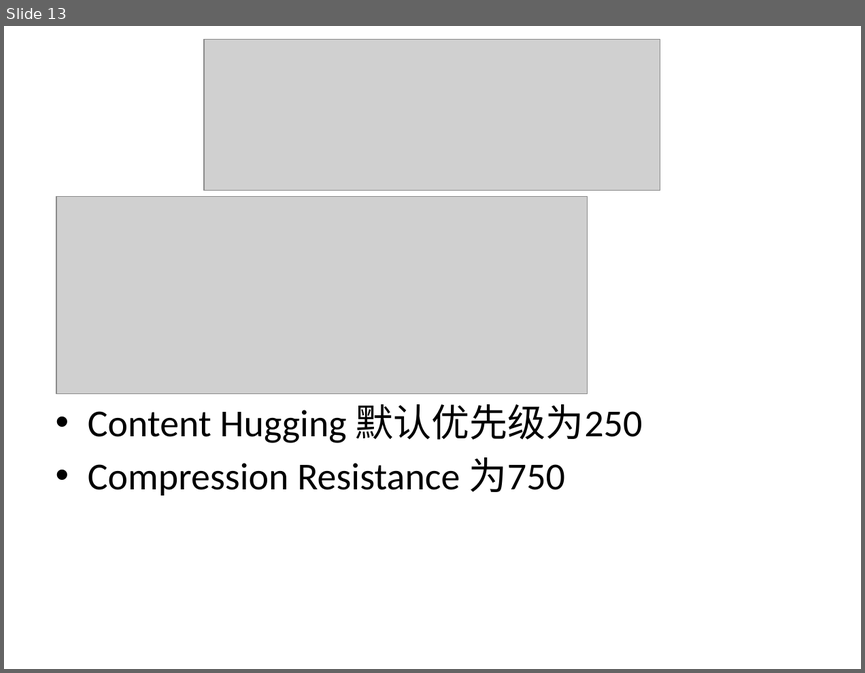
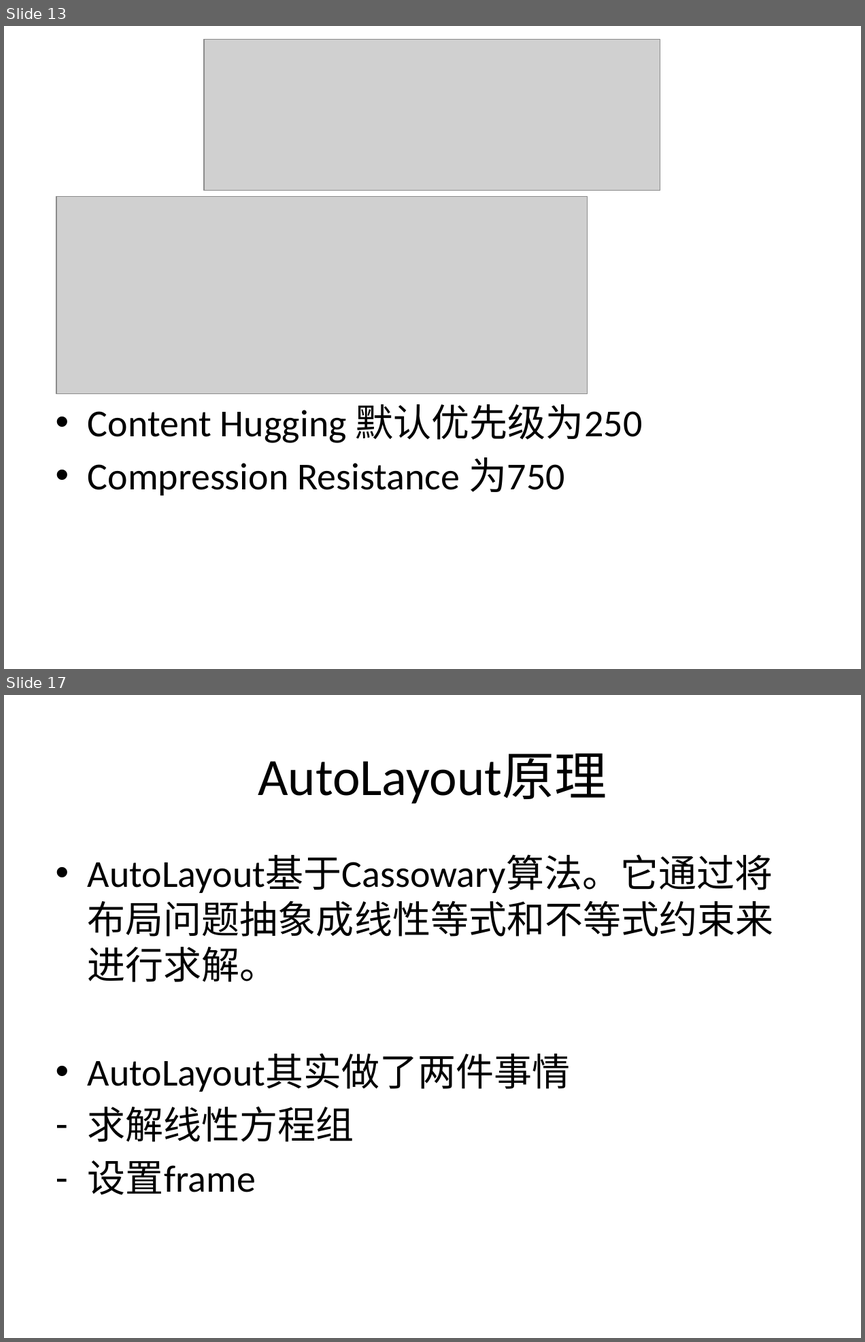
Before and after one commit to diaglamp/AutoLayoutDemo, a slide deck: AutoLayout.pptx. Shown one above the other, each under a label of ours: slide 13 before the commit, slides 13 and 17 after it; the slides between them are not shown. The pictures are 865x673 and 865x1342 pixels, drawn with LibreOffice and Linux fonts; fonts in the diff are those of the drawing; grey boxes stand for pictures. Boxes give left, top, right and bottom in pixels: in the first picture for what was removed or moved away, otherwise in the second. Text is boxed around its words. In the diff, an @@ line names an element or a change of style, - is before the commit and + after.

```diff
--- a/AutoLayout.pptx
+++ b/AutoLayout.pptx
@@ slide 17 added at (4,695,861,1338), background #FFFFFF @@
@@ title added at (258,753,607,804), 44 pt, text #000000 @@
+AutoLayout原理
@@ text added at (88,855,773,1195), 32 pt, text #000000 @@
+• AutoLayout基于Cassowary算法。它通过将布局问题抽象成线性等式和不等式约束来进行求解。
+• AutoLayout其实做了两件事情
+– 求解线性方程组
+– 设置frame
```
Also in this commit, not shown: 8 other slides added.
